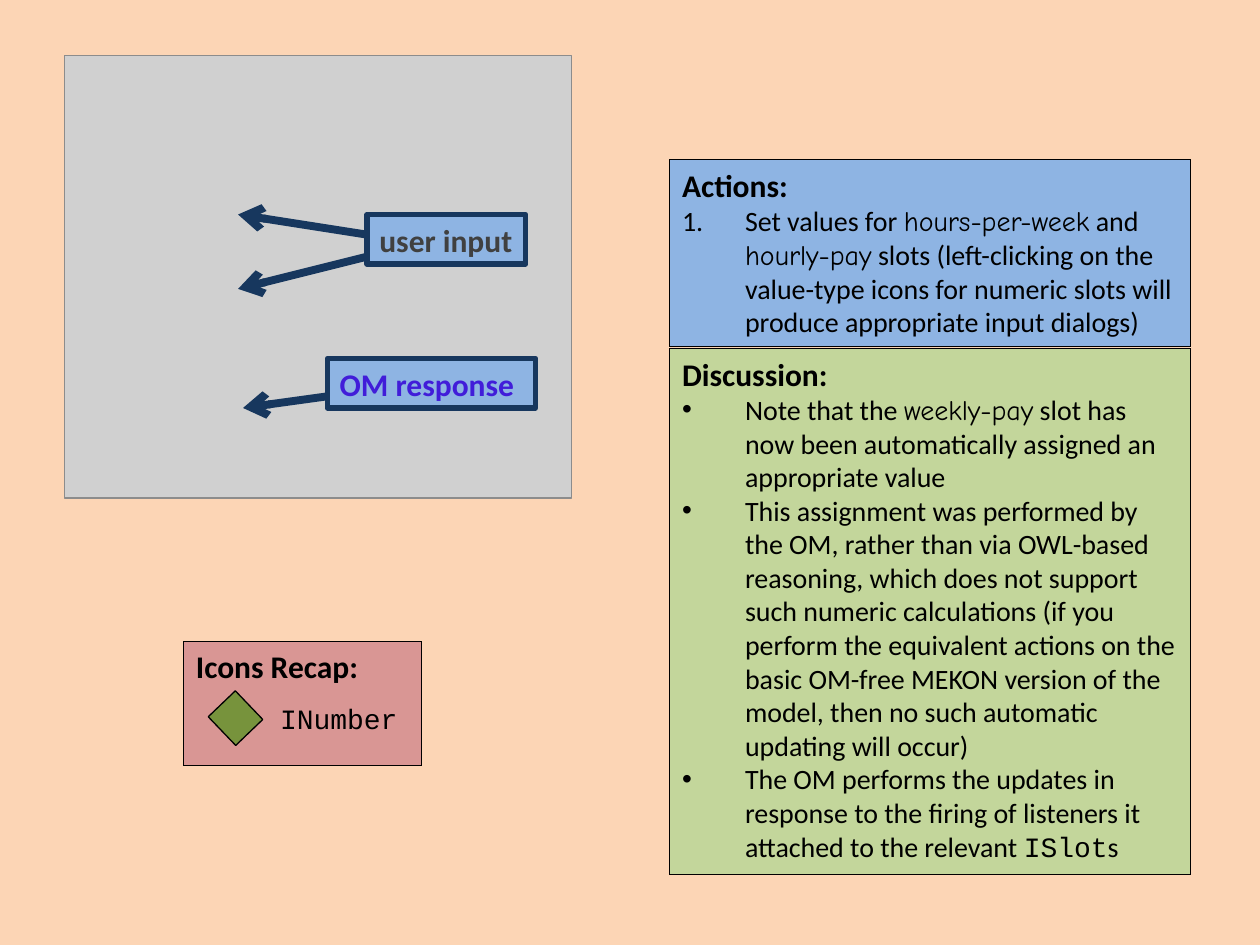
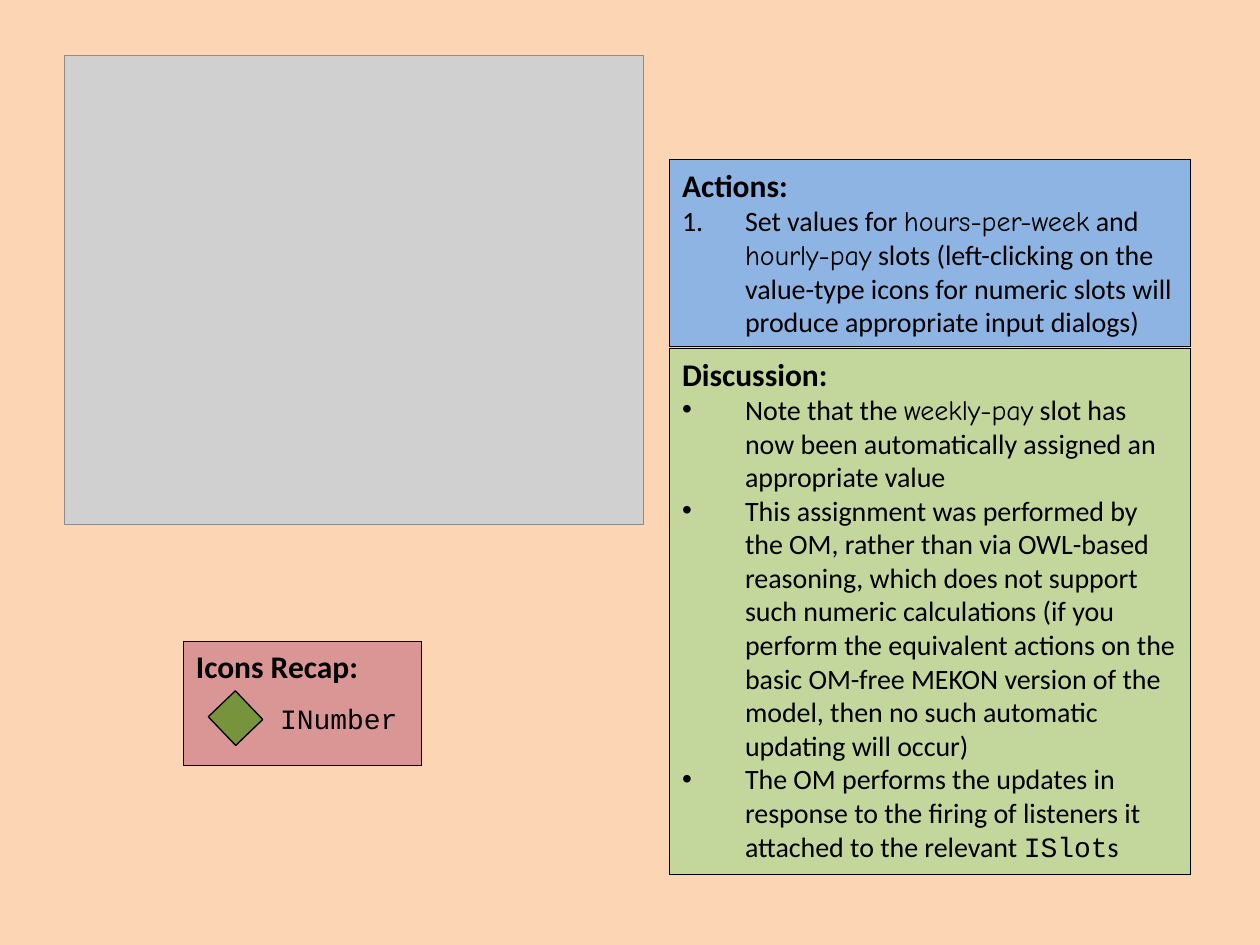
Before and after one commit to colin-puleston/mekon-hobo, a slide deck: slide 35 of docs/MEKON-HOBO Introductory Tutorial.pptx. Drawn at 1260x945 pixels with LibreOffice and Linux fonts; fonts in the diff are those of the drawing; grey boxes stand for pictures. Boxes give left, top, right and bottom in pixels: in the first picture for what was removed or moved away, otherwise in the second. Text is boxed around its words. In the diff, an @@ line names an element or a change of style, - is before the commit and + after.

```diff
--- a/docs/MEKON-HOBO Introductory Tutorial.pptx
+++ b/docs/MEKON-HOBO Introductory Tutorial.pptx
@@ picture: place and size @@
-picture at (64,55,571,498)
+picture at (64,55,643,524)
@@ arrow removed from (397, 239) to (238, 214) @@
@@ rectangle removed at (367,214,525,263) @@
-user input
@@ arrow removed from (397, 249) to (238, 289) @@
@@ rectangle removed at (328,358,536,407) @@
-OM response
@@ arrow removed from (387, 388) to (243, 408) @@
```
Also in this commit, not shown: 31 other slides changed.
